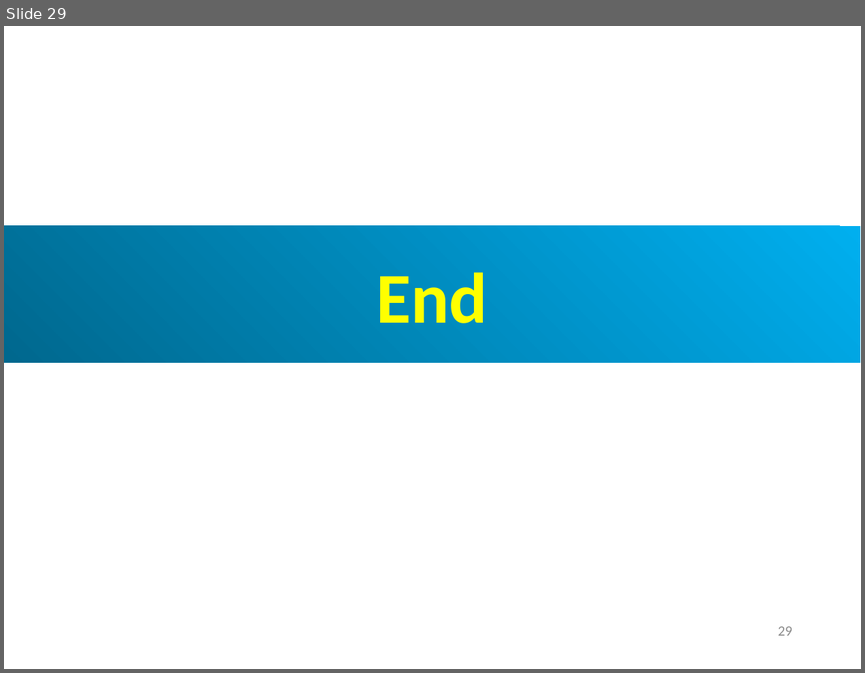
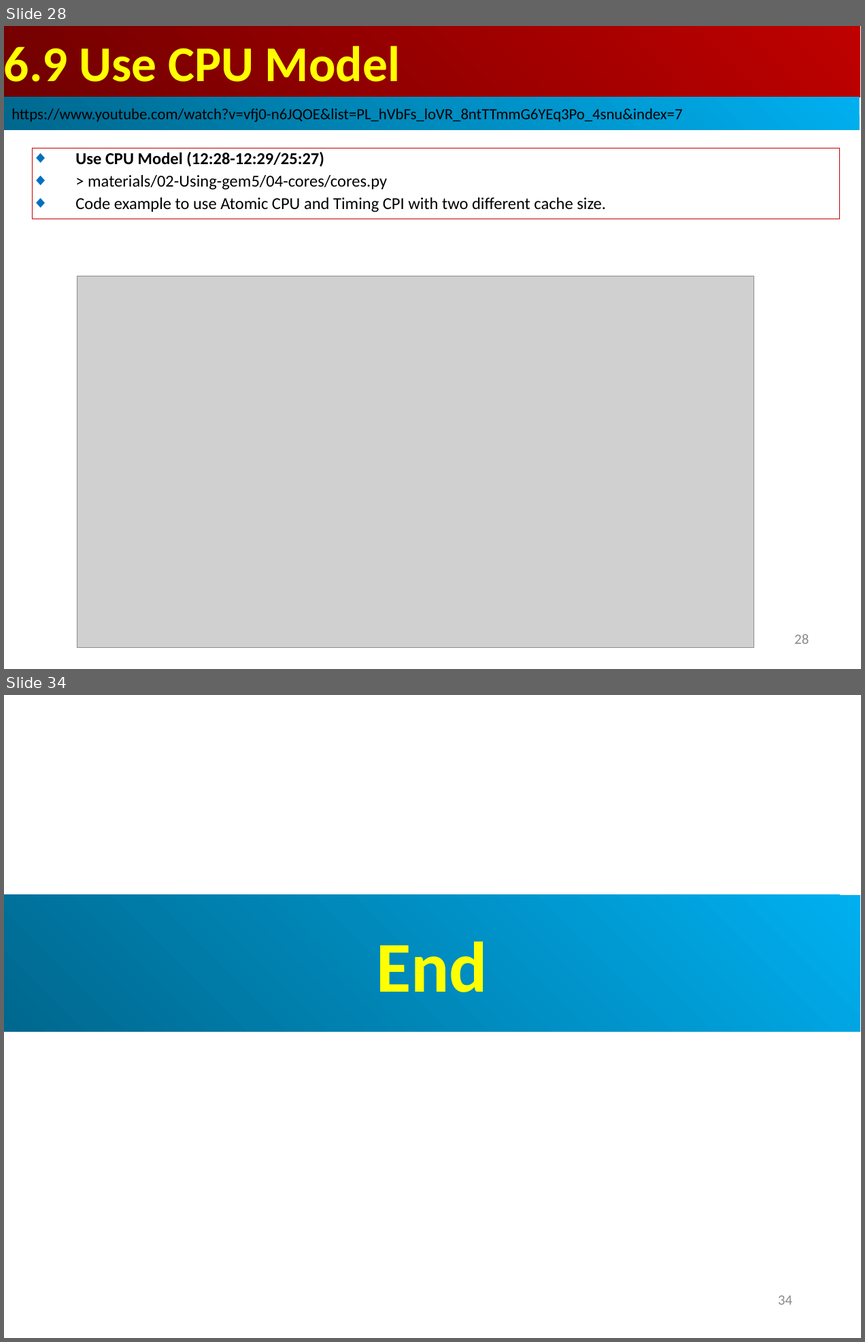
Before and after one commit to peterhchen/AIU_CS850_Gem5_McPAT, a slide deck: 050_Gem5/007.CPUModel/000_Video/007.CPUModel.ppt. Shown one above the other, each under a label of ours: slide 29 before the commit, slides 28 and 34 after it; the slides between them are not shown. The pictures are 865x673 and 865x1342 pixels, drawn with LibreOffice and Linux fonts; fonts in the diff are those of the drawing; grey boxes stand for pictures. Boxes give left, top, right and bottom in pixels: in the first picture for what was removed or moved away, otherwise in the second. Text is boxed around its words. In the diff, an @@ line names an element or a change of style, - is before the commit and + after.

```diff
--- a/050_Gem5/007.CPUModel/000_Video/007.CPUModel.ppt
+++ b/050_Gem5/007.CPUModel/000_Video/007.CPUModel.ppt
@@ slide 28 added at [4, 26, 861, 669], background #FFFFFF @@
@@ rectangle added at [4, 26, 860, 97], fill gradient #BF0000 to #710000, 42 pt, text #FFFF00, bold @@
+6.9 Use CPU Model
@@ rectangle added at [4, 97, 859, 131], fill gradient #00AFEF to #00688E, 13 pt, text #000000 @@
+https://www.youtube.com/watch?v=vfj0-n6JQOE&list=PL_hVbFs_loVR_8ntTTmmG6YEq3Po_4snu&index=7
@@ rectangle added at [33, 148, 839, 219], outline #C00000 0.74 pt, 14 pt, text #000000 @@
+◆ Use CPU Model (12:28-12:29/25:27)
+◆ > materials/02-Using-gem5/04-cores/cores.py
+◆ Code example to use Atomic CPU and Timing CPI with two different cache size.
@@ picture added at [77, 276, 753, 648] @@
@@ page number added at [794, 634, 808, 643], 12 pt, text #8B8B8B @@
+28
@@ what was slide 29 is now slide 34 @@
@@ page number at [778, 1295, 792, 1304]: text changed @@
-29
+34
```
Also in this commit, not shown: 2 slides changed, 4 other slides added.
